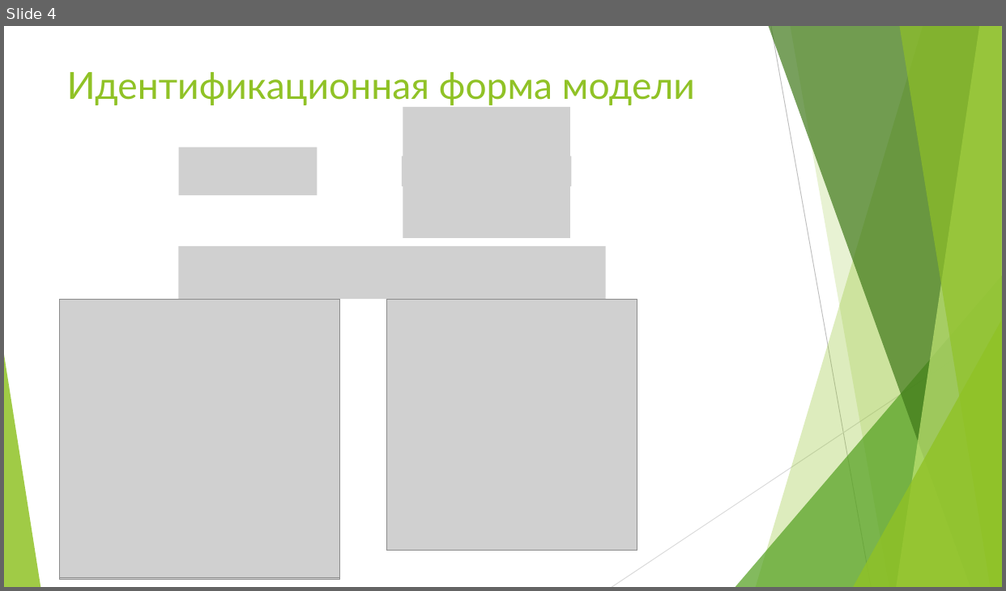
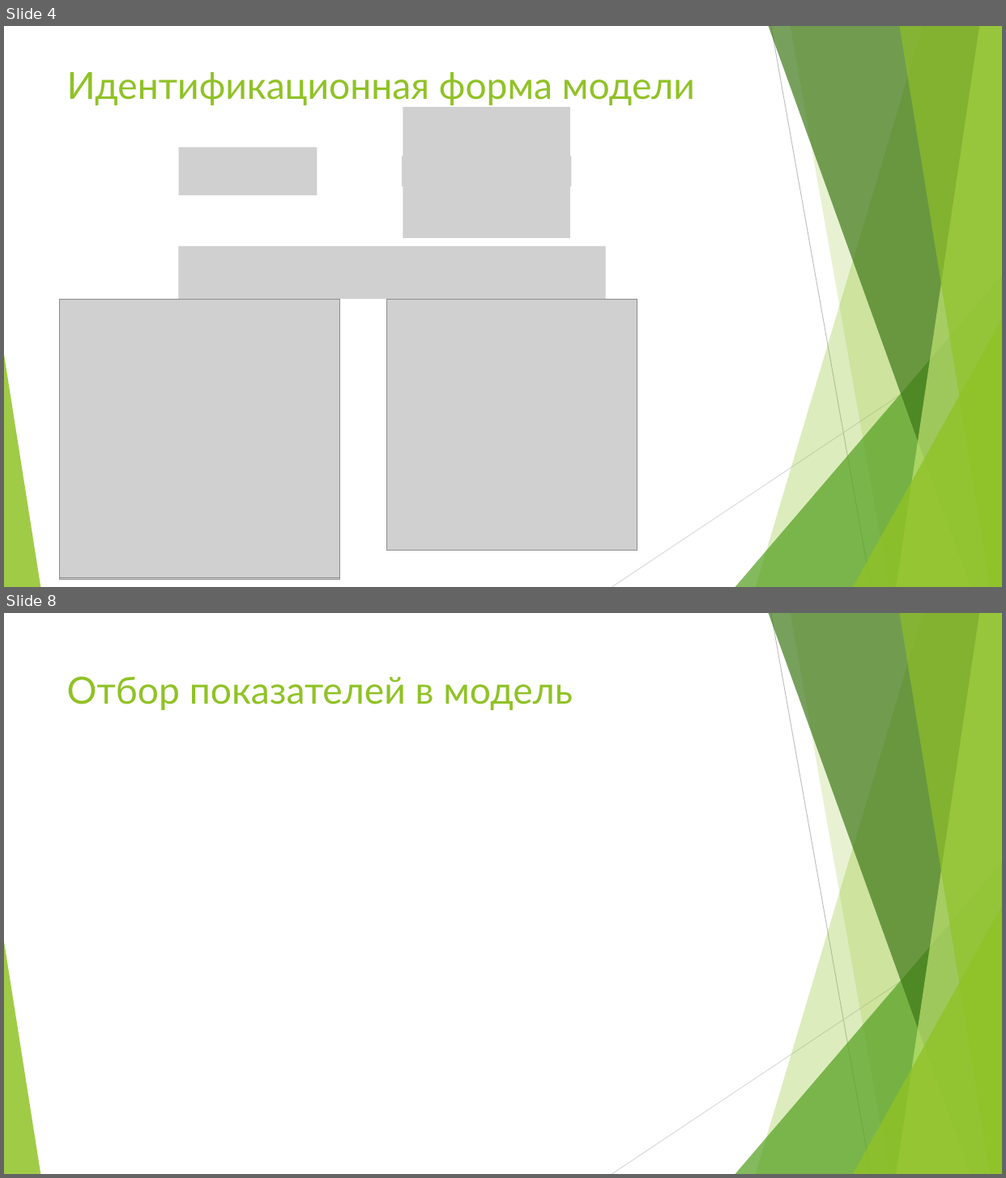
Before and after one commit to Dranikf/diplom_project, a slide deck: defence/презентация защита работы.pptx. Shown one above the other, each under a label of ours: slide 4 before the commit, slides 4 and 8 after it; the slides between them are not shown. The pictures are 1006x591 and 1006x1178 pixels, drawn with LibreOffice and Linux fonts; fonts in the diff are those of the drawing; grey boxes stand for pictures. Boxes give left, top, right and bottom in pixels: in the first picture for what was removed or moved away, otherwise in the second. Text is boxed around its words. In the diff, an @@ line names an element or a change of style, - is before the commit and + after.

```diff
--- a/defence/презентация защита работы.pptx
+++ b/defence/презентация защита работы.pptx
@@ slide 8 added at box(4, 613, 1002, 1174), background #FFFFFF; not listed: 10 template elements that a slide beside it also shows @@
@@ title added at box(67, 676, 573, 710), 36 pt, text #90C226 @@
+Отбор показателей в модель
```
Also in this commit, not shown: 1 slide changed, 2 other slides added, 3 other files.
